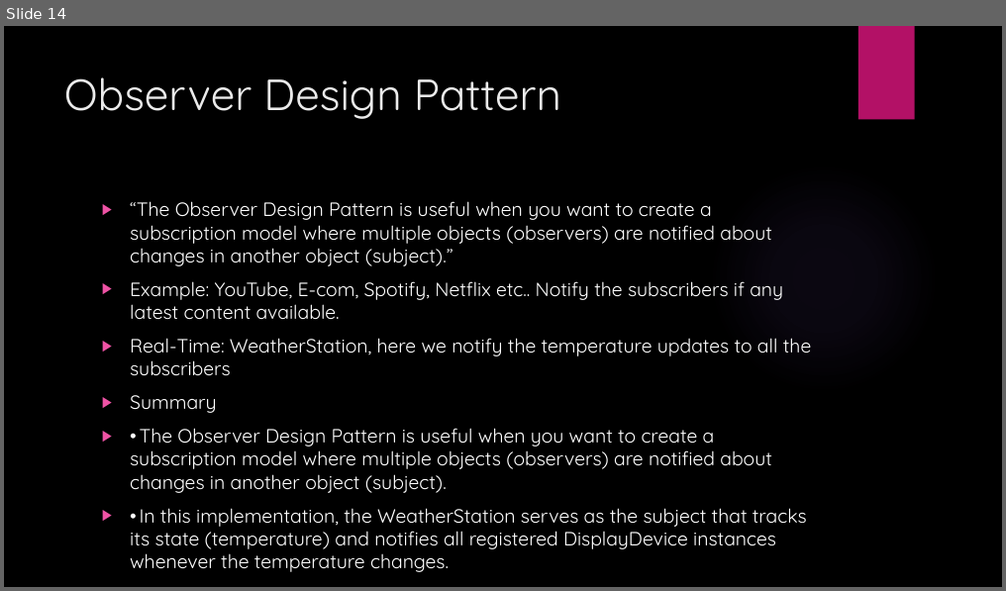
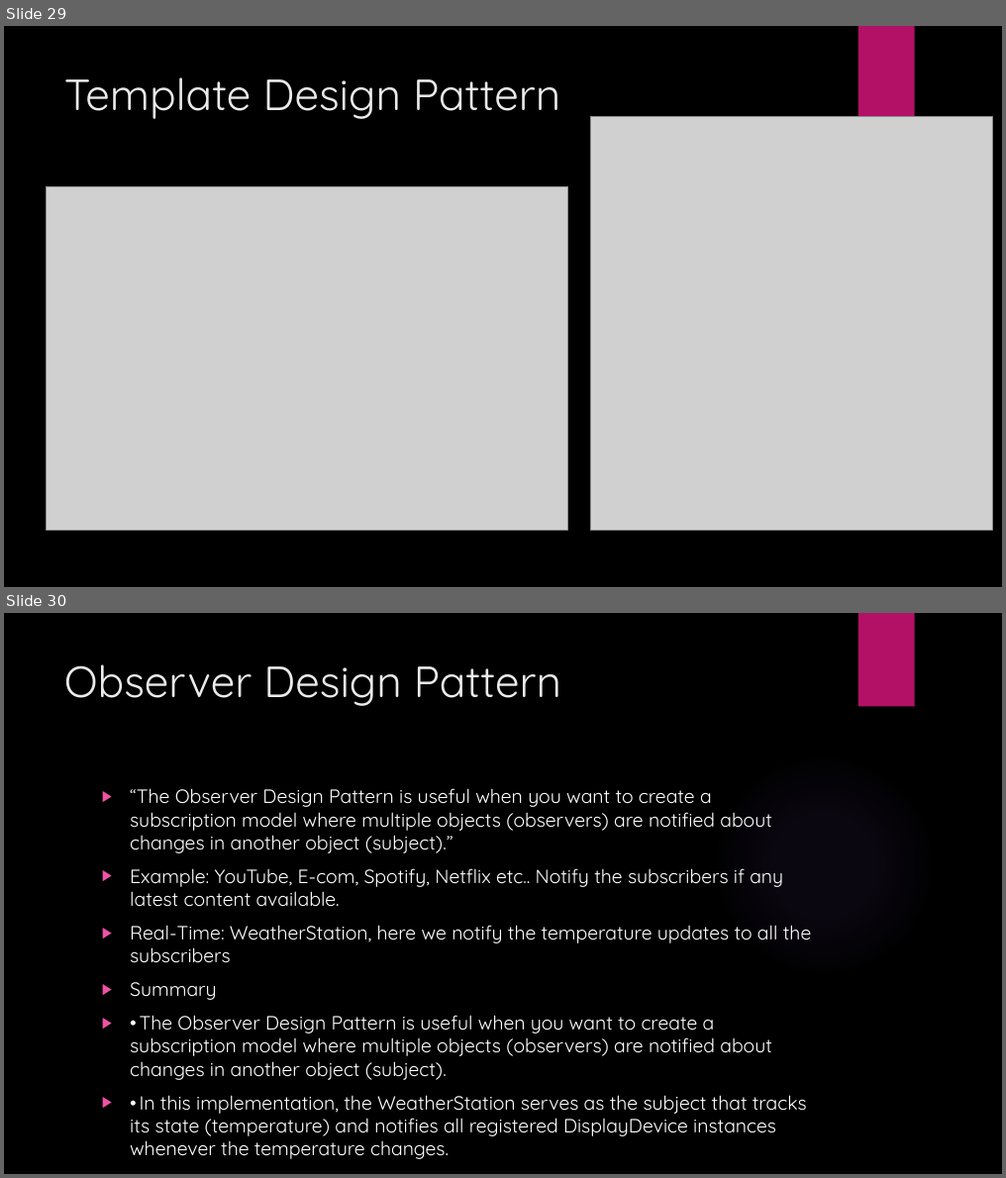
Before and after one commit to coderameen/Software-Architecture-and-Design-Patterns-in-Python-and-StarUML-Tool, a slide deck: Software Design Patterns PPT.pptx. Shown one above the other, each under a label of ours: slide 14 before the commit, slides 29 and 30 after it. The pictures are 1006x591 and 1006x1178 pixels, drawn with LibreOffice and Linux fonts; fonts in the diff are those of the drawing; grey boxes stand for pictures; background and template pictures are left out. Boxes give left, top, right and bottom in pixels: in the first picture for what was removed or moved away, otherwise in the second. Text is boxed around its words. In the diff, an @@ line names an element or a change of style, - is before the commit and + after.

Commit message:
added Design pattern PPT

```diff
--- a/Software Design Patterns PPT.pptx
+++ b/Software Design Patterns PPT.pptx
@@ slide 29 added at (x1=4, y1=26, x2=1002, y2=587), background picture (left out); not listed: 1 template element that a slide beside it also shows @@
@@ title added at (x1=64, y1=77, x2=560, y2=119), 42 pt, text #EBEBEB @@
+Template Design Pattern
@@ picture added at (x1=591, y1=116, x2=992, y2=530) @@
@@ picture added at (x1=46, y1=187, x2=568, y2=531) @@
@@ what was slide 14 is now slide 30 @@
```
Also in this commit, not shown: 6 slides changed, 15 other slides added.
